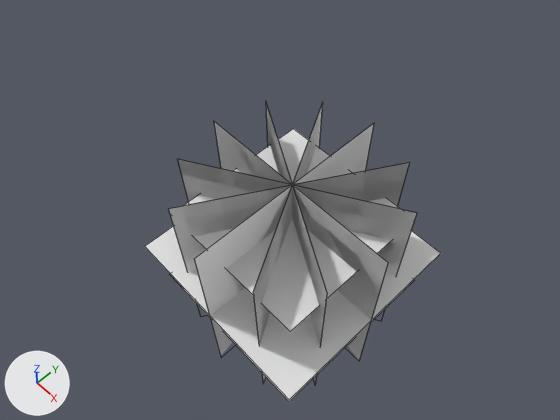
An edit to the Blender file base/models/objects/vegi/buxus/buxus.blend, drawn before and after from the same camera.
The view is the same before and after, from the file's camera 'Camera'. Arrows for +X, +Y and +Z are at lower left; the lights stay in place. Mesh edges are drawn as thin lines.

In view in the first picture: 'buxus'.
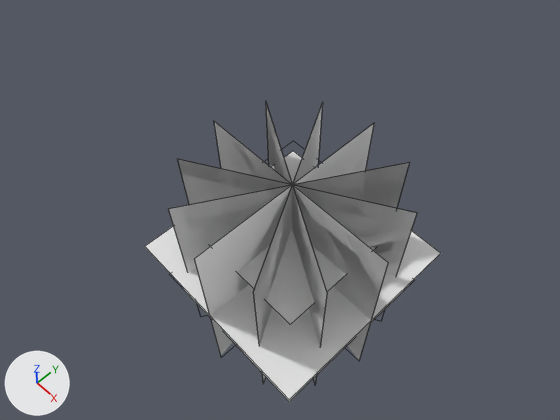
Commit message: * And one more :)

What differs and where, as boxes (x1, y1, x2, y2) in the pictures (560 x 420 px; the box of a moved part takes in the faces that stretch with it):
part 1 of me_buxus, moved or reshaped: before (183, 129, 400, 332); after (209, 151, 375, 324)

What changed in the scene script:
```text
Change me_buxus:
    where me_buxus.from_pydata(...)  # 60 vertices, 15 faces; spans x -18.0..18.0, y -18.0..18.0, z 0.1..35.9
    used by ob_buxus; location = (0.0, 0.0, 0.0)
    me_buxus part 1
    me_buxus.vertices[52].co: (-13.6, 13.5, 27.8) -> (-11.9, 11.8, 24.6)  # pixel (293, 128) -> pixel (293, 150)
    me_buxus.vertices[53].co: (13.6, 13.5, 27.8) -> (11.9, 11.8, 24.6)  # pixel (415, 219) -> not seen
    me_buxus.vertices[54].co: (13.6, -13.5, 27.8) -> (11.9, -11.8, 24.6)  # pixel (290, 331) -> pixel (290, 324)
    me_buxus.vertices[55].co: (-13.6, -13.5, 27.8) -> (-11.9, -11.8, 24.6)  # pixel (170, 214) -> not seen
```
